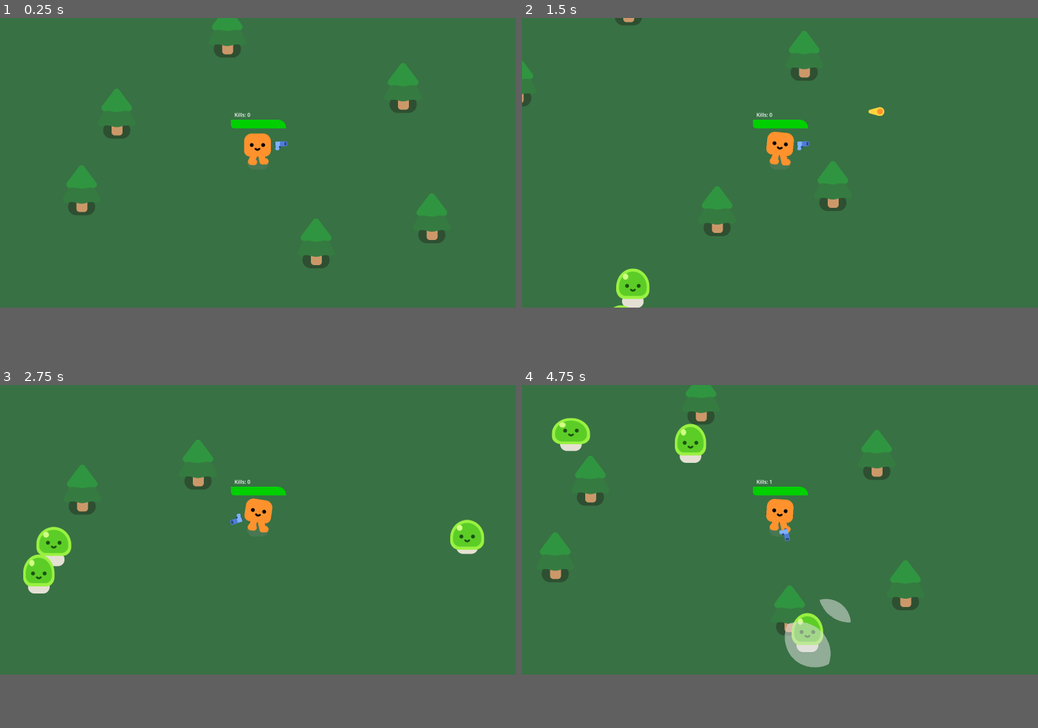
Above: before the commit, frames 1-4 (two rows, left to right).
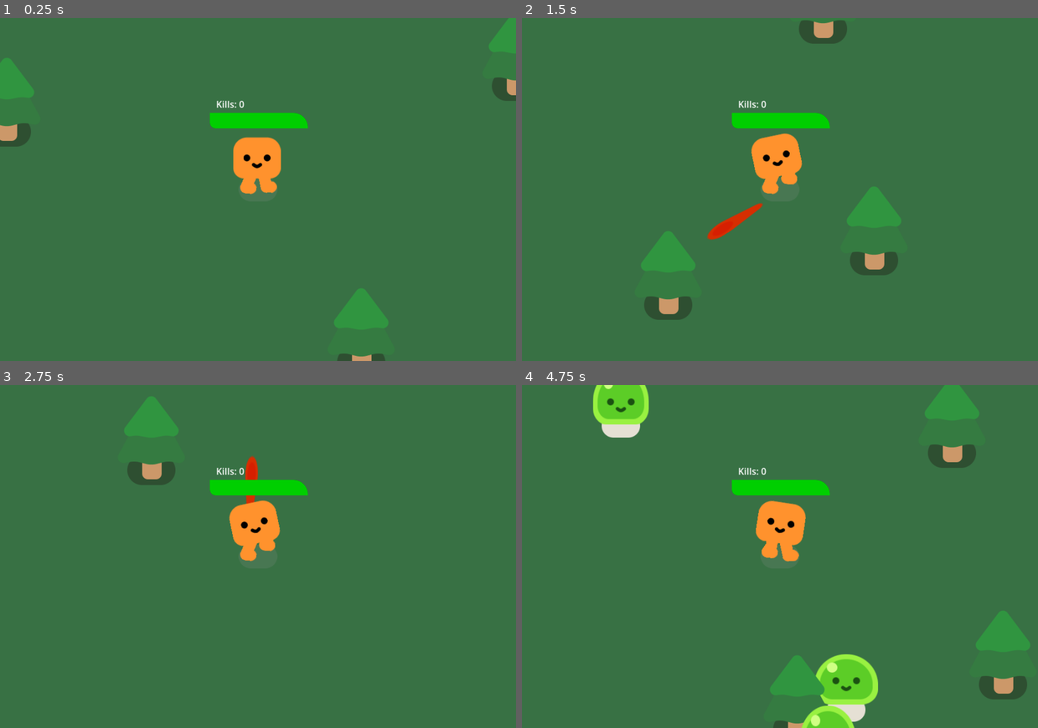
Above: after the commit, the same moments.

Repository: JoshWannaPaas/Survivors-Test
Game: Godot game, scene res://survivors_like.tscn
Two runs of this game, one before a commit and one after it. Both use one fixed random seed, a clock stepped at 60 frames per second and the inputs below.
Inputs (mouse positions are in pixels of both pictures, inside the frame that each line leads up to):
- Up to frame 1 (0.25 s): no input
- Up to frame 2 (1.5 s): move the mouse to (893, 148) at 0.52 s; hold D (move_right) 0.53-1.28 s; hold Space (attack, bound only after the commit) 0.53-1.28 s; move the mouse to (676, 175) at 1.27 s; hold S (move_down) from 1.28 s (still down); tap Space (attack, bound only after the commit) at 1.35 s
- Up to frame 3 (2.75 s): move the mouse to (309, 467) at 2.02 s; release S (move_down) at 2.03 s; hold D (move_right) from 2.03 s (still down); hold Space (attack, bound only after the commit) from 2.03 s (still down)
- Up to frame 4 (4.75 s): move the mouse to (754, 587) at 2.77 s; release D (move_right) at 2.78 s; release Space (attack, bound only after the commit) at 2.78 s; hold W (move_up) 2.78-3.53 s; tap Space (attack, bound only after the commit) at 2.85, 4.35 s; move the mouse to (934, 573) at 3.52 s; hold Space (attack, bound only after the commit) 3.53-4.28 s; hold A (move_left) from 3.53 s (still down); move the mouse to (625, 487) at 4.27 s
In our replay, the window is 800x450 before the commit and 800x533 after it. These sizes can differ from the game's own. Grey fills any space a smaller window leaves; there, only what the larger window draws over its background counts as a difference.

The runs differ from the first frame. In frame 1, 6.6% of the frame differs, in the area x 0-100%, y 0-100%; in frame 2, 7.2%; in frame 3, 5.6%; in frame 4, 13%, in the area x 3-99%, y 0-100%.

Commit message:
feat: manually swinging attacks

Diff:
--- a/mob.gd
+++ b/mob.gd
@@ -3,7 +3,7 @@
 @export var health = 3
 @onready var player = get_node("/root/Game/Player")
 @onready var playerAnim = get_node("/root/Game/Player/HappyBoo/AnimationPlayer")
-@onready var shotInterval = get_node("/root/Game/Player/Gun/ShotInterval")
+#@onready var shotInterval = get_node("/root/Game/Player/Gun/ShotInterval")
 var speed = 150
 
 func _ready():
@@ -20,15 +20,17 @@
 	if health == 0:
 		queue_free()
 		player.killCount += 1
-		if player.killCount % 1 == 0:
-			if shotInterval.get_wait_time() > 0.1:
-				shotInterval.set_wait_time(shotInterval.get_wait_time() / 4 * 3)
-			if playerAnim.get_speed_scale() < 2:
-				playerAnim.set_speed_scale(playerAnim.get_speed_scale() * 5 / 4)
-		if player.killCount % 2 == 0:
-			const GUN = preload("res://gun.tscn")
-			var new_gun = GUN.instantiate()
-			player.add_child(new_gun)
+
+		##Gun stuff
+		#if player.killCount % 1 == 0:
+			#if shotInterval.get_wait_time() > 0.1:
+				#shotInterval.set_wait_time(shotInterval.get_wait_time() / 4 * 3)
+			#if playerAnim.get_speed_scale() < 2:
+				#playerAnim.set_speed_scale(playerAnim.get_speed_scale() * 5 / 4)
+		#if player.killCount % 2 == 0:
+			#const GUN = preload("res://gun.tscn")
+			#var new_gun = GUN.instantiate()
+			#player.add_child(new_gun)
 
 		const SMOKE_SCENE = preload("res://smoke_explosion/smoke_explosion.tscn")
 		var smoke = SMOKE_SCENE.instantiate()
--- a/player.gd
+++ b/player.gd
@@ -6,6 +6,8 @@
 @export var health: float = 100.0
 @export var damage_rate: float = 10.0
 @export var killCount = 0
+@onready var weapon = %Weapon
+@onready var weaponAnim = get_node("/root/Game/Player/Weapon/Sword/AnimationPlayer")
 
 func _process(delta: float) -> void:
 	%KillCount.set("text", "Kills: " + str(killCount))
@@ -14,6 +16,12 @@
 	var direction = Input.get_vector("move_left", "move_right", "move_up", "move_down")
 	velocity = direction * speed
 	move_and_slide()
+
+	if Input.is_action_pressed("attack"):
+		weapon.visible = true
+		weaponAnim.play("swing")
+		await weaponAnim.animation_finished
+		weapon.visible = false
 
 	if velocity.length() > 0:
 		#get_node("HappyBoo").play_walk_animation()
--- a/player.tscn
+++ b/player.tscn
@@ -2,7 +2,7 @@
 
 [ext_resource type="PackedScene" uid="uid://pbmyh1qru7p" path="res://characters/happy_boo/happy_boo.tscn" id="1_q7wpq"]
 [ext_resource type="Script" path="res://player.gd" id="1_ulk73"]
-[ext_resource type="PackedScene" uid="uid://b2i8iuf4upjp3" path="res://gun.tscn" id="3_doikr"]
+[ext_resource type="PackedScene" uid="uid://m3jlogembag4" path="res://sword.tscn" id="3_311iw"]
 
 [sub_resource type="CircleShape2D" id="CircleShape2D_nf5p4"]
 radius = 25.02
@@ -25,6 +25,13 @@
 platform_floor_layers = 4294901760
 script = ExtResource("1_ulk73")
 
+[node name="Weapon" type="Node2D" parent="."]
+unique_name_in_owner = true
+visible = false
+
+[node name="Sword" parent="Weapon" instance=ExtResource("3_311iw")]
+position = Vector2(0, -10)
+
 [node name="HappyBoo" parent="." instance=ExtResource("1_q7wpq")]
 unique_name_in_owner = true
 
@@ -33,9 +40,6 @@
 shape = SubResource("CircleShape2D_nf5p4")
 
 [node name="Camera2D" type="Camera2D" parent="."]
-
-[node name="Gun" parent="." instance=ExtResource("3_doikr")]
-position = Vector2(0, -53)
 
 [node name="HurtBox" type="Area2D" parent="."]
 unique_name_in_owner = true
--- a/project.godot
+++ b/project.godot
@@ -81,9 +81,9 @@
 
 [display]
 
-window/size/viewport_width=1600
-window/size/viewport_height=900
-window/size/initial_position_type=2
+window/size/viewport_width=900
+window/size/viewport_height=600
+window/size/initial_position_type=0
 window/stretch/mode="viewport"
 
 [dotnet]
@@ -124,6 +124,12 @@
 , Object(InputEventJoypadMotion,"resource_local_to_scene":false,"resource_name":"","device":-1,"axis":1,"axis_value":1.0,"script":null)
 ]
 }
+attack={
+"deadzone": 0.5,
+"events": [Object(InputEventKey,"resource_local_to_scene":false,"resource_name":"","device":-1,"window_id":0,"alt_pressed":false,"shift_pressed":false,"ctrl_pressed":false,"meta_pressed":false,"pressed":false,"keycode":0,"physical_keycode":32,"key_label":0,"unicode":32,"echo":false,"script":null)
+, Object(InputEventMouseButton,"resource_local_to_scene":false,"resource_name":"","device":-1,"window_id":0,"alt_pressed":false,"shift_pressed":false,"ctrl_pressed":false,"meta_pressed":false,"button_mask":1,"position":Vector2(53, 21),"global_position":Vector2(57, 62),"factor":1.0,"button_index":1,"canceled":false,"pressed":true,"double_click":false,"script":null)
+]
+}
 
 [layer_names]
 
--- a/survivors_like.tscn
+++ b/survivors_like.tscn
@@ -25,6 +25,9 @@
 [node name="Player" parent="." instance=ExtResource("1_ewt0r")]
 position = Vector2(937, 587)
 speed = 500
+health = 100.0
+damage_rate = 10.0
+killCount = 0
 
 [node name="Path2D" type="Path2D" parent="Player"]
 position = Vector2(-937, -587)
--- /dev/null
+++ b/sword.gd
@@ -0,0 +1,11 @@
+extends Area2D
+
+
+func _physics_process(delta: float) -> void:
+	look_at(get_global_mouse_position())
+	set_rotation_degrees(get_rotation_degrees() + 90)
+
+func _on_body_entered(body: Node2D) -> void:
+	if body.has_method("take_damage"):
+		body.take_damage()
+		print("Enemy Hit!")
--- /dev/null
+++ b/sword.tscn
@@ -0,0 +1,143 @@
+[gd_scene load_steps=7 format=3 uid="uid://m3jlogembag4"]
+
+[ext_resource type="Script" path="res://sword.gd" id="1_vm21f"]
+[ext_resource type="Texture2D" uid="uid://dftkbqwsfd68r" path="res://pistol/projectile.png" id="2_8nxox"]
+
+[sub_resource type="RectangleShape2D" id="RectangleShape2D_5ml63"]
+size = Vector2(21, 99)
+
+[sub_resource type="Animation" id="Animation_3itea"]
+resource_name = "swing"
+length = 0.2
+step = 0.05
+tracks/0/type = "value"
+tracks/0/imported = false
+tracks/0/enabled = true
+tracks/0/path = NodePath("CollisionShape2D:position")
+tracks/0/interp = 1
+tracks/0/loop_wrap = true
+tracks/0/keys = {
+"times": PackedFloat32Array(0, 0.15, 0.2),
+"transitions": PackedFloat32Array(1, 1, 1),
+"update": 0,
+"values": [Vector2(-92, -82), Vector2(0, -102), Vector2(92, -82)]
+}
+tracks/1/type = "value"
+tracks/1/imported = false
+tracks/1/enabled = true
+tracks/1/path = NodePath("Projectile:position")
+tracks/1/interp = 1
+tracks/1/loop_wrap = true
+tracks/1/keys = {
+"times": PackedFloat32Array(0, 0.15, 0.2),
+"transitions": PackedFloat32Array(1, 1, 1),
+"update": 0,
+"values": [Vector2(-90, -80), Vector2(0, -100), Vector2(94, -82)]
+}
+tracks/2/type = "value"
+tracks/2/imported = false
+tracks/2/enabled = true
+tracks/2/path = NodePath("Projectile:rotation")
+tracks/2/interp = 1
+tracks/2/loop_wrap = true
+tracks/2/keys = {
+"times": PackedFloat32Array(0, 0.15, 0.2),
+"transitions": PackedFloat32Array(1, 1, 1),
+"update": 0,
+"values": [-2.26893, -1.5708, -0.872665]
+}
+tracks/3/type = "value"
+tracks/3/imported = false
+tracks/3/enabled = true
+tracks/3/path = NodePath("CollisionShape2D:rotation")
+tracks/3/interp = 1
+tracks/3/loop_wrap = true
+tracks/3/keys = {
+"times": PackedFloat32Array(0, 0.15, 0.2),
+"transitions": PackedFloat32Array(1, 1, 1),
+"update": 0,
+"values": [-0.698132, 0.0, 0.698132]
+}
+
+[sub_resource type="Animation" id="Animation_517y2"]
+length = 0.001
+tracks/0/type = "value"
+tracks/0/imported = false
+tracks/0/enabled = true
+tracks/0/path = NodePath("CollisionShape2D:position")
+tracks/0/interp = 1
+tracks/0/loop_wrap = true
+tracks/0/keys = {
+"times": PackedFloat32Array(0),
+"transitions": PackedFloat32Array(1),
+"update": 0,
+"values": [Vector2(-62, -92)]
+}
+tracks/1/type = "value"
+tracks/1/imported = false
+tracks/1/enabled = true
+tracks/1/path = NodePath("Projectile:position")
+tracks/1/interp = 1
+tracks/1/loop_wrap = true
+tracks/1/keys = {
+"times": PackedFloat32Array(0),
+"transitions": PackedFloat32Array(1),
+"update": 0,
+"values": [Vector2(-60, -90)]
+}
+tracks/2/type = "value"
+tracks/2/imported = false
+tracks/2/enabled = true
+tracks/2/path = NodePath("Projectile:rotation")
+tracks/2/interp = 1
+tracks/2/loop_wrap = true
+tracks/2/keys = {
+"times": PackedFloat32Array(0),
+"transitions": PackedFloat32Array(1),
+"update": 0,
+"values": [-2.0944]
+}
+tracks/3/type = "value"
+tracks/3/imported = false
+tracks/3/enabled = true
+tracks/3/path = NodePath("CollisionShape2D:rotation")
+tracks/3/interp = 1
+tracks/3/loop_wrap = true
+tracks/3/keys = {
+"times": PackedFloat32Array(0),
+"transitions": PackedFloat32Array(1),
+"update": 0,
+"values": [-0.523599]
+}
+
+[sub_resource type="AnimationLibrary" id="AnimationLibrary_uu4vo"]
+_data = {
+"RESET": SubResource("Animation_517y2"),
+"swing": SubResource("Animation_3itea")
+}
+
+[node name="Sword" type="Area2D"]
+collision_layer = 0
+collision_mask = 3
+script = ExtResource("1_vm21f")
+
+[node name="CollisionShape2D" type="CollisionShape2D" parent="."]
+position = Vector2(-62, -92)
+rotation = -0.523599
+shape = SubResource("RectangleShape2D_5ml63")
+
+[node name="Projectile" type="Sprite2D" parent="."]
+modulate = Color(0.839216, 0.215686, 0.0196078, 1)
+position = Vector2(-60, -90)
+rotation = -2.0944
+scale = Vector2(2.27437, -0.80556)
+texture = ExtResource("2_8nxox")
+
+[node name="WeaponPivot" type="Marker2D" parent="."]
+
+[node name="AnimationPlayer" type="AnimationPlayer" parent="."]
+libraries = {
+"": SubResource("AnimationLibrary_uu4vo")
+}
+
+[connection signal="body_entered" from="." to="." method="_on_body_entered"]
